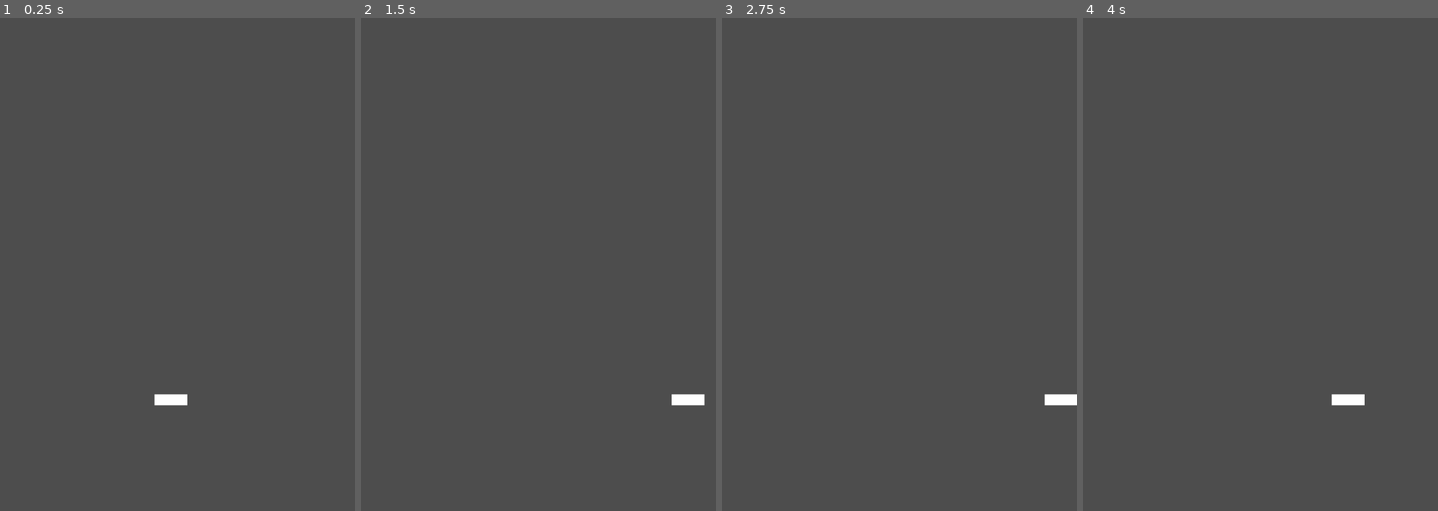
Above: before the commit, frames 1-4 (left to right).
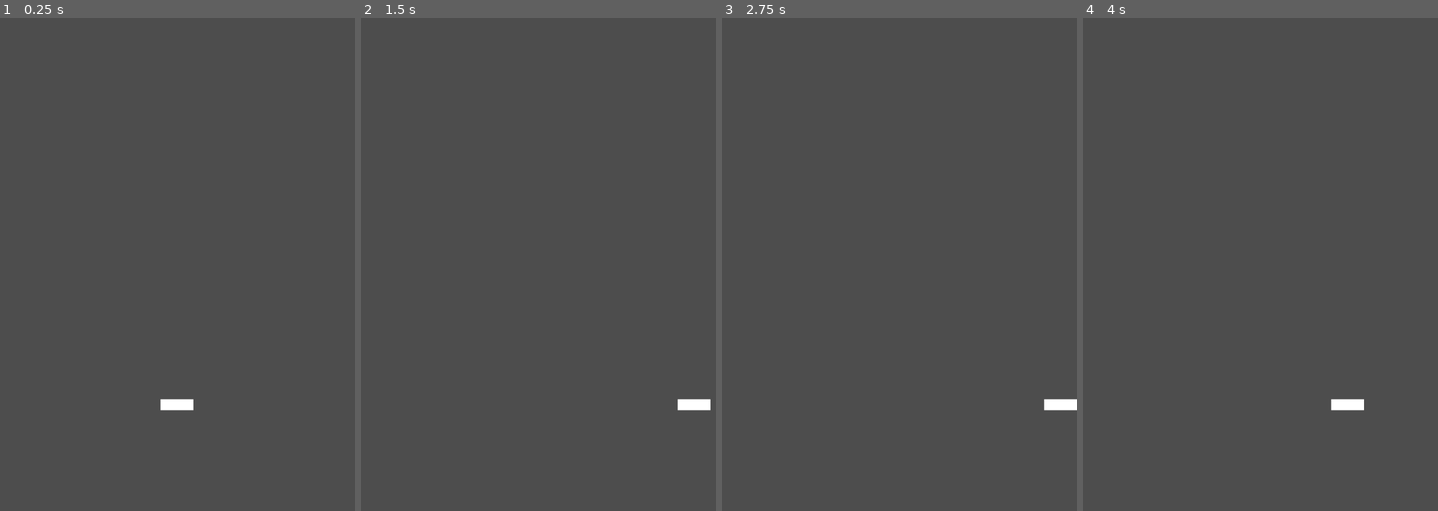
Above: after the commit, the same moments.

Repository: ProudFridge/Breakout
Game: Godot game, scene res://scenes/world/world.tscn
The game is run twice, just before and just after one commit, with the same random seed, the same clock (stepped at 60 frames per second) and the same inputs.
Inputs (mouse positions are in pixels of both pictures, inside the frame that each line leads up to):
- Up to frame 1 (0.25 s): no input
- Up to frame 2 (1.5 s): tap Enter at 0.5 s; move the mouse to (616, 239) at 0.52 s; hold D (move_right) 0.53-1.28 s; tap Alt at 0.6 s; click (616, 239) at 0.67 s; move the mouse to (467, 289) at 1.27 s; hold Down from 1.28 s (still down); tap Shift at 1.35 s
- Up to frame 3 (2.75 s): tap Space at 2 s; move the mouse to (935, 156) at 2.02 s; release Down at 2.03 s; hold D (move_right) from 2.03 s (still down); tap Alt at 2.1 s
- Up to frame 4 (4 s): tap Enter at 2.75 s; move the mouse to (1242, 363) at 2.77 s; release D (move_right) at 2.78 s; hold Up 2.78-3.53 s; tap Shift at 2.85 s; click (1242, 363) at 2.92 s; tap Space at 3.5 s; move the mouse to (1367, 338) at 3.52 s; hold A (move_left) from 3.53 s (still down); tap Alt at 3.6 s

The runs differ from the first frame. In frame 1, 0.3% of the frame differs, in the area x 43-55%, y 76-80%; in frame 2, 0.3%; in frame 3, 0.2%; in frame 4, 0.2%.

Commit message:
Make world boundary resize automatically to fit the viewport's size

Diff:
--- a/project.godot
+++ b/project.godot
@@ -43,6 +43,11 @@
 , Object(InputEventKey,"resource_local_to_scene":false,"resource_name":"","device":-1,"window_id":0,"alt_pressed":false …(186 unchanged characters)…
 ]
 }
+quit={
+"deadzone": 0.2,
+"events": [Object(InputEventKey,"resource_local_to_scene":false,"resource_name":"","device":-1,"window_id":0,"alt_pressed":false,"shift_pressed":false,"ctrl_pressed":false,"meta_pressed":false,"pressed":false,"keycode":0,"physical_keycode":4194305,"key_label":0,"unicode":0,"location":0,"echo":false,"script":null)
+]
+}
 
 [physics]
 
--- /dev/null
+++ b/scenes/world/world.gd
@@ -0,0 +1,25 @@
+extends Node2D
+
+@onready var left_wall: CollisionShape2D = $WorldBoundary/Walls/LeftWall
+@onready var right_wall: CollisionShape2D = $WorldBoundary/Walls/RightWall
+@onready var bottom_wall: CollisionShape2D = $WorldBoundary/Walls/BottomWall
+@onready var top_wall: CollisionShape2D = $WorldBoundary/Walls/TopWall
+
+# Called when the node enters the scene tree for the first time.
+func _ready() -> void:
+	# Set up the world boundaries otbe add the screen edges
+	# Should change later for custom level sizes
+	var viewportSize: Vector2 = get_viewport().size
+	left_wall.position = Vector2(0,0)
+	right_wall.position = Vector2(viewportSize.x, 0)
+	bottom_wall.position = Vector2(0, viewportSize.y)
+	top_wall.position = Vector2(0,0)
+
+
+# Called every frame. 'delta' is the elapsed time since the previous frame.
+func _process(delta: float) -> void:
+	pass
+
+func _input(event: InputEvent) -> void:
+	if event.is_action_pressed("quit"):
+		get_tree().quit()
--- a/scenes/world/world.tscn
+++ b/scenes/world/world.tscn
@@ -1,6 +1,7 @@
 [gd_scene format=3 uid="uid://cp5wos6f3udvx"]
 
 [ext_resource type="PackedScene" uid="uid://cvstwnwbs75xl" path="res://scenes/paddle/paddle.tscn" id="1_dphjl"]
+[ext_resource type="Script" uid="uid://bwnvb3pphh2v2" path="res://scenes/world/world.gd" id="1_sl2e5"]
 
 [sub_resource type="WorldBoundaryShape2D" id="WorldBoundaryShape2D_sl2e5"]
 
@@ -11,12 +12,14 @@
 [sub_resource type="WorldBoundaryShape2D" id="WorldBoundaryShape2D_v5dby"]
 
 [node name="World" type="Node2D" unique_id=1769071752]
+script = ExtResource("1_sl2e5")
 
 [node name="WorldBoundary" type="Node" parent="." unique_id=1687065296]
 
 [node name="Walls" type="StaticBody2D" parent="WorldBoundary" unique_id=780942343]
 
 [node name="LeftWall" type="CollisionShape2D" parent="WorldBoundary/Walls" unique_id=530927257]
+position = Vector2(187, 555)
 rotation = 1.5707964
 shape = SubResource("WorldBoundaryShape2D_sl2e5")
 
@@ -26,7 +29,7 @@
 shape = SubResource("WorldBoundaryShape2D_1fp7r")
 
 [node name="BottomWall" type="CollisionShape2D" parent="WorldBoundary/Walls" unique_id=1160666114]
-position = Vector2(0, 897)
+position = Vector2(197, 836)
 shape = SubResource("WorldBoundaryShape2D_6m72w")
 
 [node name="TopWall" type="CollisionShape2D" parent="WorldBoundary/Walls" unique_id=1526974870]
@@ -34,4 +37,4 @@
 shape = SubResource("WorldBoundaryShape2D_v5dby")
 
 [node name="Paddle" parent="." unique_id=274753157 instance=ExtResource("1_dphjl")]
-position = Vector2(312, 697)
+position = Vector2(323, 706)
Not shown, added: scenes/world/world.gd.uid
